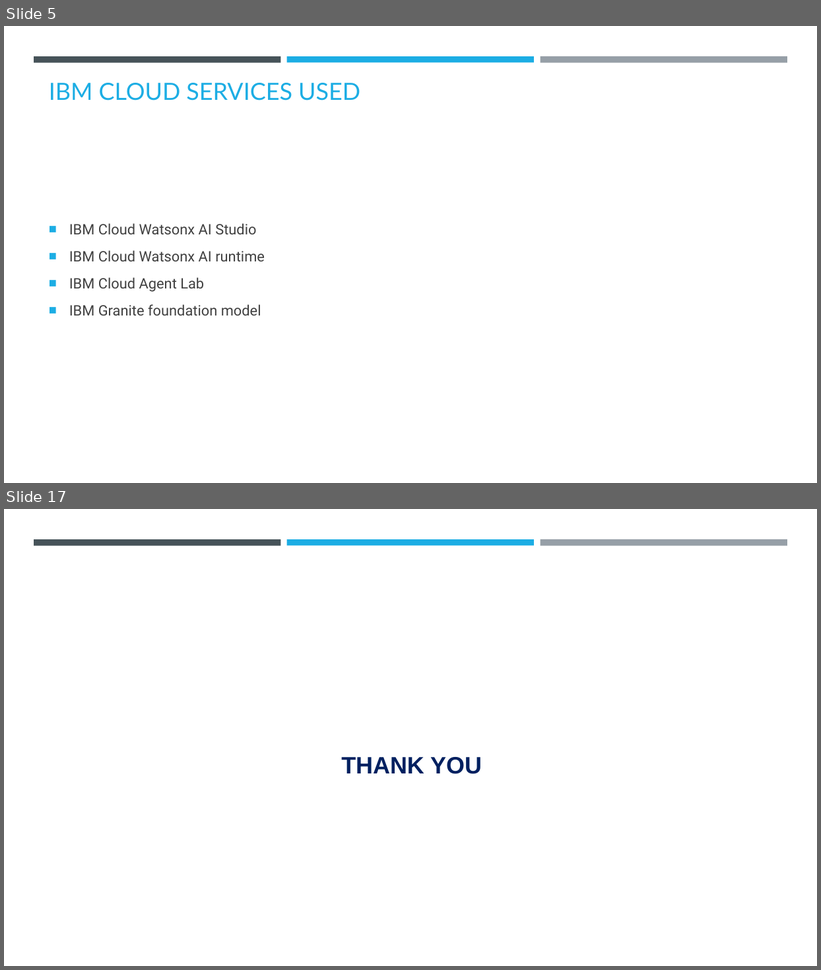
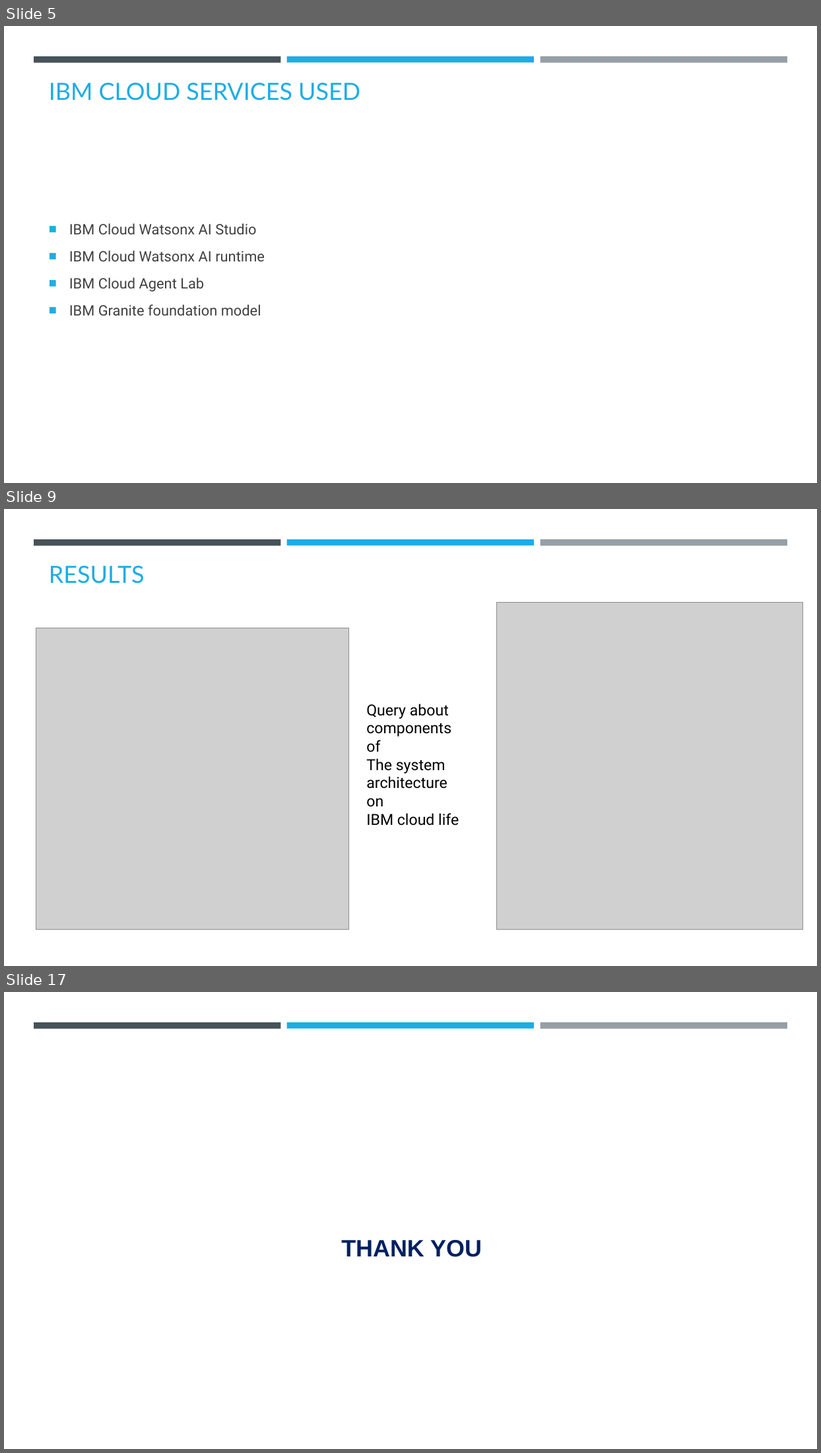
Before and after one commit to Shreyayadav111/ECO_AGENT, a slide deck: ECO_LIFESTYLE(SHREYA YADAV).pptx. Shown one above the other, each under a label of ours: slides 5 and 17 before the commit, slides 5, 9 and 17 after it; the slides between them are not shown. The pictures are 821x970 and 821x1453 pixels, drawn with LibreOffice and Linux fonts; fonts in the diff are those of the drawing; grey boxes stand for pictures; background and template pictures are left out. Boxes give left, top, right and bottom in pixels: in the first picture for what was removed or moved away, otherwise in the second. Text is boxed around its words. In the diff, an @@ line names an element or a change of style, - is before the commit and + after.

```diff
--- a/ECO_LIFESTYLE(SHREYA YADAV).pptx
+++ b/ECO_LIFESTYLE(SHREYA YADAV).pptx
@@ slide 9 added at (4, 509, 817, 966), background #FFFFFF; not listed: 3 template elements that a slide beside it also shows @@
@@ title added at (49, 566, 145, 584), 28 pt, text #1CADE4 @@
+RESULTS
@@ picture added at (497, 602, 803, 930) @@
@@ picture added at (36, 628, 349, 930) @@
@@ text added at (366, 704, 459, 826), 18 pt, text #000000 @@
+Query about components of
+The system architecture on
+IBM cloud life
```
Also in this commit, not shown: 9 slides changed, 4 other slides added, 5 slides removed, 1 other file.
